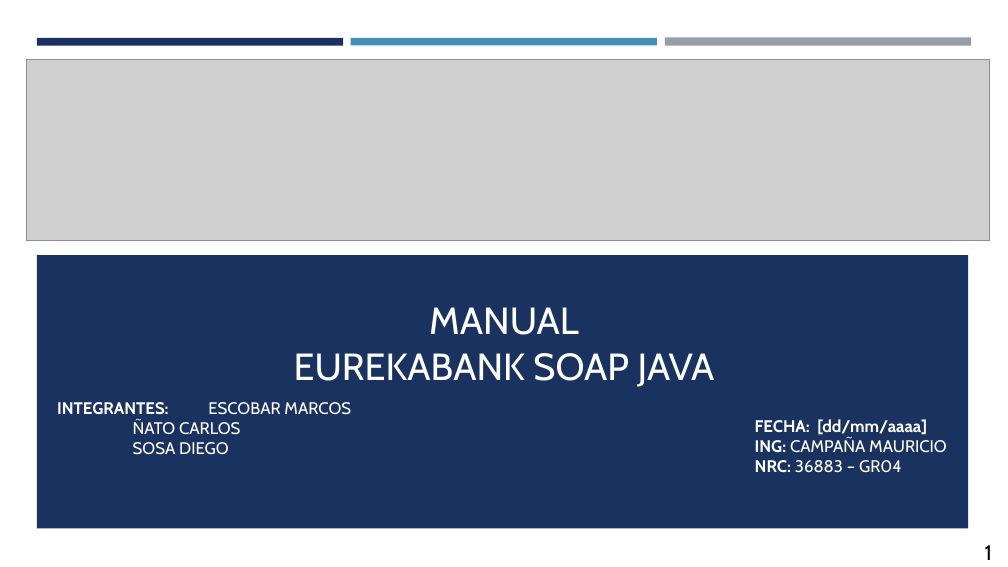
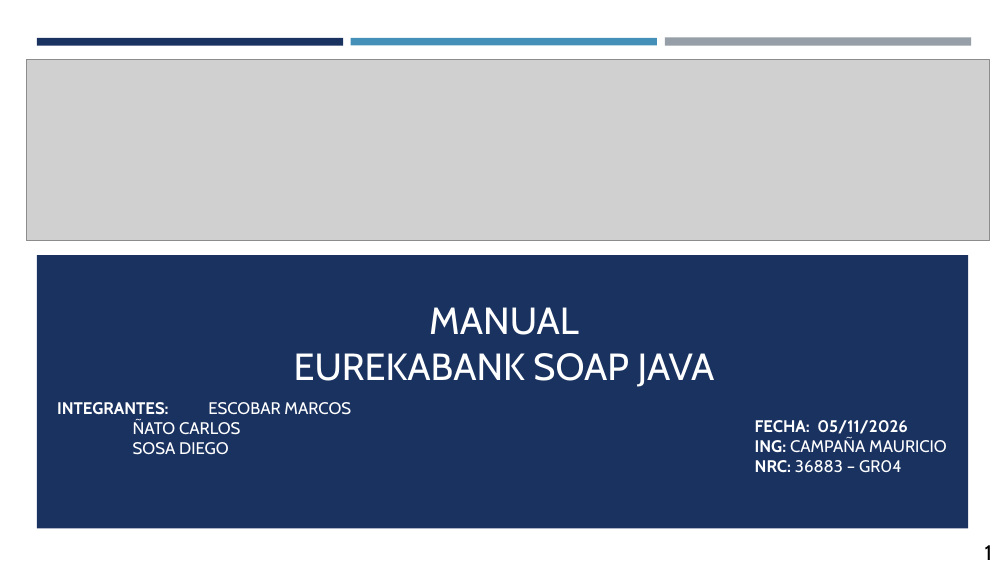
Before and after one commit to IMarcusDev/TI.1.1.-PAO202651_SOAP_JAVA_CONBDD_NRC36883_GR04, a slide deck: slide 1 of 05. DOCUMENTACION/PRESENTACION TI.1.1. SOAP con BDD en JAVA GR4.pptx. Drawn at 1008x567 pixels with LibreOffice and Linux fonts; fonts in the diff are those of the drawing; grey boxes stand for pictures. Boxes give left, top, right and bottom in pixels: in the first picture for what was removed or moved away, otherwise in the second. Text is boxed around its words. In the diff, an @@ line names an element or a change of style, - is before the commit and + after.

```diff
--- a/05. DOCUMENTACION/PRESENTACION TI.1.1. SOAP con BDD en JAVA GR4.pptx
+++ b/05. DOCUMENTACION/PRESENTACION TI.1.1. SOAP con BDD en JAVA GR4.pptx
@@ text at box(755, 420, 908, 434): text changed @@
-FECHA: [dd/mm/aaaa]
+FECHA: 05/11/2026
```
Also in this commit, not shown: 19 other slides changed, 4 slides added.
